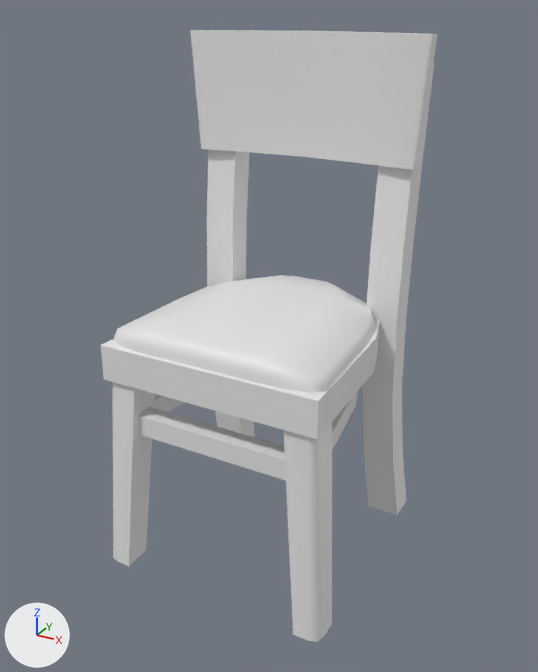
What one commit did to the FBX model Assets/2.Models/chaebin/team chair 1/team chair 1.fbx.
Before and after are seen from a 50 mm lens placed at (1.48, -3.26, 3.58), pointed at (-0.7, 0.69, 1.6). Lighting does not change. The marker at lower left points along +X, +Y and +Z. Where no turn or scale is listed for an object, it has been applied to the vertices.

The first picture shows 'chair_1'.
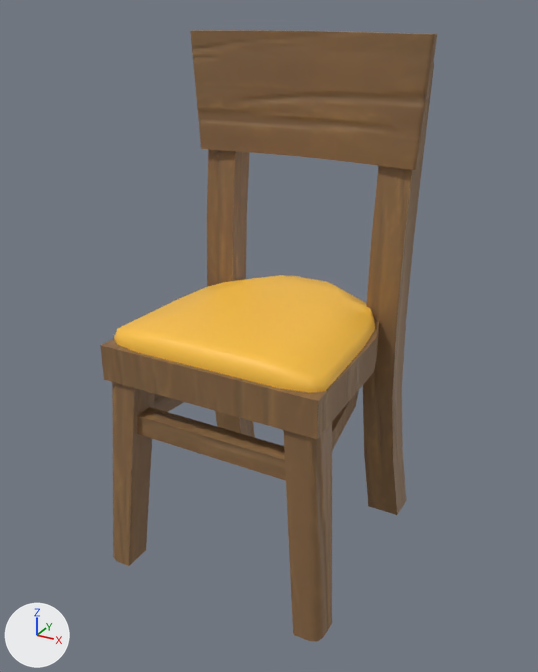
Edits to the scene script, one JSON object a line:
```json
{"op": "add", "block": "img_team_2_3_albedotransparency_png", "code": ["img_team_2_3_albedotransparency_png = load_image('team 2_3_AlbedoTransparency.png', '_unpacked/team_2_3_AlbedoTransparency.png', 2048, 2048, 'sRGB')"]}
{"op": "add", "block": "img_team_2_3_normal_png", "code": ["img_team_2_3_normal_png = load_image('team 2_3_Normal.png', '_unpacked/team_2_3_Normal.png', 2048, 2048, 'Non-Color')"]}
{"op": "add", "block": "img_team_2_3_metallicsmoothness_png", "code": ["img_team_2_3_metallicsmoothness_png = load_image('team 2_3_MetallicSmoothness.png', '_unpacked/team_2_3_MetallicSmoothness.png', 2048, 2048, 'Non-Color')"]}
{"op": "add", "block": "mat_3", "code": "n2 = _N.new('ShaderNodeTexImage'); n2.name = 'Image Texture'"}
{"op": "add", "block": "mat_3", "code": "n2.image = img_team_2_3_albedotransparency_png"}
{"op": "add", "block": "mat_3", "code": "n3 = _N.new('ShaderNodeTexImage'); n3.name = 'Image Texture.001'"}
{"op": "add", "block": "mat_3", "code": "n3.image = img_team_2_3_metallicsmoothness_png"}
{"op": "add", "block": "mat_3", "code": "n4 = _N.new('ShaderNodeTexImage'); n4.name = 'Image Texture.002'"}
{"op": "add", "block": "mat_3", "code": "n4.image = img_team_2_3_normal_png"}
{"op": "add", "block": "mat_3", "code": "n5 = _N.new('ShaderNodeNormalMap'); n5.name = 'Normal Map'"}
{"block": "mat_3", "where": "n0 = _N.new('ShaderNodeBsdfPrincipled'); n0.name = 'Principled BSDF'"}
{"op": "add", "block": "mat_3", "code": "_L.new(n2.outputs[0], n0.inputs[0])  # 'Color' to 'Base Color'"}
{"op": "add", "block": "mat_3", "code": "_L.new(n3.outputs[0], n0.inputs[1])  # 'Color' to 'Metallic'"}
{"op": "add", "block": "mat_3", "code": "_L.new(n4.outputs[0], n5.inputs[1])  # 'Color' to 'Color'"}
{"op": "add", "block": "mat_3", "code": "_L.new(n5.outputs[0], n0.inputs[5])  # 'Normal' to 'Normal'"}
```

Boxes [x1, y1, x2, y2] around the edits, measured in the pictures (538 x 672 px):
```json
{"object": "chair_1", "change": "surface changed", "before": [100, 30, 437, 642], "after": [100, 30, 437, 642], "on screen": "grey to brown"}
```
